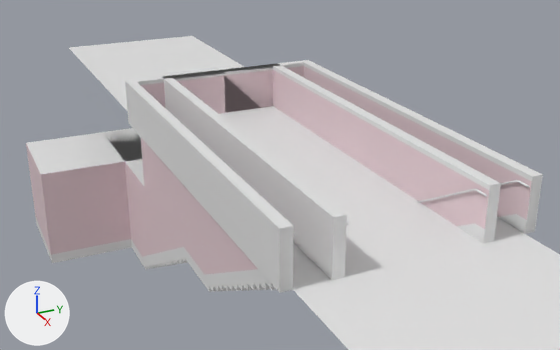
The Blender file work/motras.blend as it was, and as the next commit left it.
Before and after are seen from a 50 mm camera at (10.1, -7.51, 6.79) aimed at (-7.55, 0.67, -1.19). Every picture has the same lights, and +X, +Y and +Z are marked at lower left. Objects named as collision shapes, trigger or cutter boxes, shadow casters or lower levels of detail are left out.

In view in the first picture: 'platform_rep.002', 'stairs_large_concrete.001', 'stairs_small_concrete'.
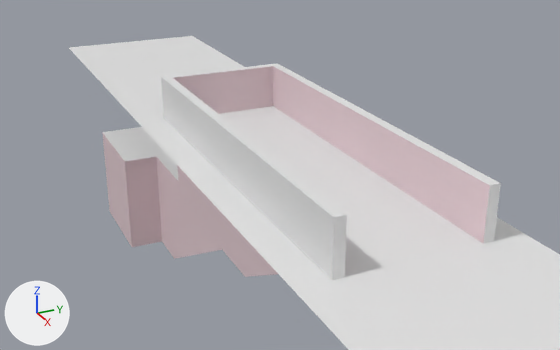
The change, as a diff of the scene's bpy script:
```diff
--- a/work/motras.blend.py
+++ b/work/motras.blend.py
@@ me_stairs_small_lod1 @@
+me_stairs_small_lod1.from_pydata(...)  # 94 vertices, 129 faces; spans x -14.99..-0.19, y -2.5..2.5, z -4.8..1.2
+me_stairs_small_lod1.polygons.foreach_set('use_smooth', [True] * 129)
+# faces by material slot: [5, 35, 5, 80, 4]
+me_stairs_small_lod1.materials.append(mat_platform_edges)  # its picture is missing
+me_stairs_small_lod1.materials.append(mat_trainstation_borders)  # its picture is missing
+me_stairs_small_lod1.materials.append(mat_trainstation_floor)  # its picture is missing
+me_stairs_small_lod1.materials.append(mat_trainstation_wall)  # its picture is missing
+me_stairs_small_lod1.materials.append(mat_trainstation_roof)  # its picture is missing
@@ ob_stairs_small_concrete @@
 _m = ob_stairs_small_concrete.modifiers.new('EdgeSplit', 'EDGE_SPLIT')
 _m.split_angle = 1.396
+ob_stairs_small_concrete.hide_set(True)
@@ ob_stairs_large_concrete_001 @@
 _m = ob_stairs_large_concrete_001.modifiers.new('EdgeSplit', 'EDGE_SPLIT')
 _m.split_angle = 1.396
+ob_stairs_large_concrete_001.hide_set(True)
@@ ob_stairs_small_concrete_lod1 @@
+ob_stairs_small_concrete_lod1 = bpy.data.objects.new('stairs_small_concrete_lod1', me_stairs_small_lod1)
+ob_stairs_small_concrete_lod1.location = (0.0, 0.0, 0.0)
+_m = ob_stairs_small_concrete_lod1.modifiers.new('EdgeSplit', 'EDGE_SPLIT')
+_m.split_angle = 1.396
```

Where the change shows, as pixel boxes [x1, y1, x2, y2] in the pictures (560 x 350 px):
'stairs_large_concrete.001', hidden
    before: [26, 60, 543, 293]
'stairs_small_concrete_lod1', added
    after: [102, 63, 501, 280]
    faces in mat_trainstation_wall (its picture is missing): [102, 66, 490, 277]
    faces in mat_platform_edges (its picture is missing): [161, 77, 501, 280]
    faces in mat_trainstation_borders (its picture is missing): [162, 63, 499, 217]
    faces in mat_trainstation_roof (its picture is missing): [103, 127, 178, 180]
'stairs_small_concrete', hidden
    before: [103, 64, 501, 280]
